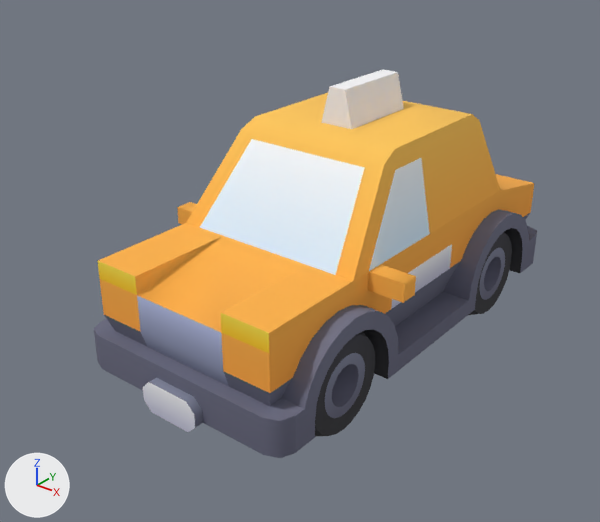
The glTF model assets-src/raw/car-taxi.glb, before and after one commit.
Both versions are drawn from a camera (50 mm lens) standing at (2.51, -3.49, 2.57) and looking at (-0.09, -0.24, 0.56). Every picture has the same lights, and +X, +Y and +Z are marked at lower left. The older version comes first. Where no turn or scale is listed for an object, it has been applied to the vertices. Vertices at exactly the same position are counted once.

The scene before the commit, as lines of its bpy script (objects in view):
```python
me_body = bpy.data.meshes.new('body')
me_body.from_pydata(...)  # 400 vertices, 744 faces; spans x -0.75..0.75, y -1.37..1.37, z 0.0..1.35
me_body.materials.append(mat_colormap)
me_wheel_front_left = bpy.data.meshes.new('wheel-front-left')
me_wheel_front_left.from_pydata(...)  # 216 vertices, 332 faces; spans x 0.0..0.3, y -0.3..0.3, z -0.3..0.3
me_wheel_front_left.materials.append(mat_colormap)
me_wheel_front_right = bpy.data.meshes.new('wheel-front-right')
me_wheel_front_right.from_pydata(...)  # 216 vertices, 332 faces; spans x -0.3..0.0, y -0.3..0.3, z -0.3..0.3
me_wheel_front_right.materials.append(mat_colormap)
ob_body = bpy.data.objects.new('body', me_body)
ob_body.location = (0.0, 0.025, 0.15)
ob_wheel_back_left = bpy.data.objects.new('wheel-back-left', me_wheel_front_left)
ob_wheel_back_left.location = (0.3, 0.76, 0.3)
ob_wheel_back_right = bpy.data.objects.new('wheel-back-right', me_wheel_front_right)
ob_wheel_back_right.location = (-0.3, 0.76, 0.3)
ob_wheel_front_left = bpy.data.objects.new('wheel-front-left', me_wheel_front_left)
ob_wheel_front_left.location = (0.3, -0.76, 0.3)
ob_wheel_front_right = bpy.data.objects.new('wheel-front-right', me_wheel_front_right)
ob_wheel_front_right.location = (-0.3, -0.76, 0.3)
```
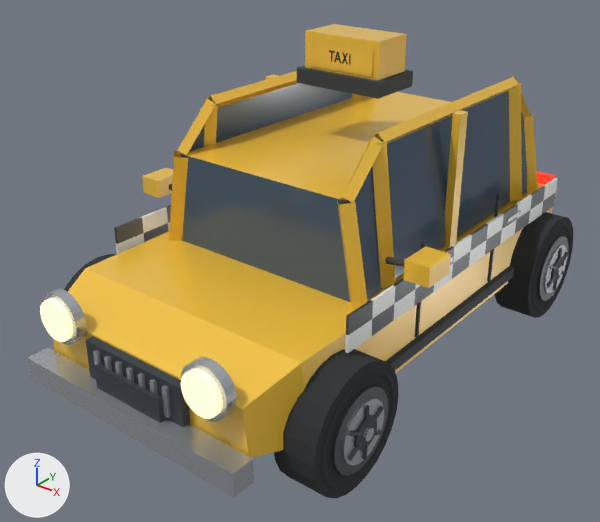
What differs and where, as boxes [x1, y1, x2, y2] in the pictures (600 x 522 px):
'body-detail', added
    after: [27, 24, 558, 497]
    faces in mat_car_paint_yellow (yellow #fac83c): [53, 24, 558, 458]
    faces in mat_car_glass (dark blue #4d6176): [181, 83, 527, 302]
    faces in mat_car_metal (light grey #c4cad0): [27, 210, 521, 497]
    faces in mat_car_trim (dark grey #353c42): [86, 66, 515, 427]
    faces in mat_car_paint_black (dark blue #2c353c): [114, 186, 556, 336]
'body', no longer drawn
    before: [94, 70, 537, 458]
'wheel-front-right', moved (not visible before)
    after: [274, 349, 399, 498]
'wheel-back-right', moved (not visible before)
    after: [495, 212, 573, 318]
'wheel-front-left', reshaped, moved
    before: [315, 331, 375, 437]
    after: [64, 254, 117, 292]
'wheel-back-left', reshaped, moved (not visible afterwards)
    before: [469, 232, 512, 315]
part 1 of me_wheel_front_left, rebuilt
    before: [315, 232, 512, 437]
    after: [64, 254, 117, 292]
part 2 of me_wheel_front_left, deleted
    before: [332, 256, 501, 407]
part 3 of me_wheel_front_left, deleted
    before: [325, 248, 505, 418]

What changed in the scene script:
```text
Change me_wheel_front_left:
    remove me_wheel_front_left.from_pydata(...)  # 216 vertices, 332 faces; spans x 0.0..0.3, y -0.3..0.3, z -0.3..0.3
    remove me_wheel_front_left.materials.append(mat_colormap)
    add me_wheel_front_left.from_pydata(...)  # 472 vertices, 828 faces; spans x -0.169..0.11, y -0.32..0.32, z -0.32..0.32
    me_wheel_front_left part 1: the loose piece of 120 vertices spanning x 0.0..0.3, y -0.3..0.3, z -0.3..0.3 is rebuilt with 52 vertices and now spans x -0.11..0.11, y -0.32..0.32, z -0.32..0.32, in mat_car_rubber (dark grey #2c2f32)
    me_wheel_front_left part 2: the loose piece of 48 vertices spanning x 0.2..0.3, y -0.11..0.11, z -0.11..0.11 is deleted
    me_wheel_front_left part 3: the loose piece of 48 vertices spanning x 0.3, y -0.165..0.165, z -0.165..0.165 is deleted
    other edits to the shape of me_wheel_front_left do not show in these pictures
    add me_wheel_front_left.materials.append(mat_car_rubber)  # dark grey #2c2f32
    add me_wheel_front_left.materials.append(mat_car_dark_metal)  # dark grey #4d5257
    add me_wheel_front_left.materials.append(mat_car_metal)  # light grey #c4cad0
    add me_wheel_front_left.materials.append(mat_car_trim)  # dark grey #353c42
Change ob_body:
    ob_body: bpy.data.objects.new('body', me_body) -> bpy.data.objects.new('body', None)
    ob_body.location: (0.0, 0.025, 0.15) -> (0.0, 0.0, 0.0)
Change ob_wheel_front_right:
    ob_wheel_front_right.location: (-0.3, -0.76, 0.3) -> (0.75, -1.02, 0.32)
Change ob_wheel_front_left:
    add ob_wheel_front_left.parent = ob_body
    ob_wheel_front_left.location: (0.3, -0.76, 0.3) -> (-0.75, -1.02, 0.32)
Change ob_wheel_back_left:
    add ob_wheel_back_left.parent = ob_body
    ob_wheel_back_left.location: (0.3, 0.76, 0.3) -> (-0.75, 1.02, 0.32)
Change ob_wheel_back_right:
    ob_wheel_back_right.location: (-0.3, 0.76, 0.3) -> (0.75, 1.02, 0.32)
Add ob_body_detail:
    ob_body_detail = bpy.data.objects.new('body-detail', me_body_detail)  # 810 vertices, 1448 faces; spans x -0.93..0.93, y -1.63..1.69, z 0.2..1.76; in mat_car_paint_yellow (yellow #fac83c), mat_car_glass (dark blue #4d6176), mat_car_trim (dark grey #353c42), mat_car_metal (light grey #c4cad0), mat_car_headlight (beige #fff5d3, glowing beige #ffeaad), mat_car_taillight (red #d3241d, glowing red #e71910), mat_car_dark_metal (dark grey #4d5257), mat_car_paint (yellow #fac83c), mat_label_taxi (picture img_image_0), mat_car_paint_black (dark blue #2c353c), mat_car_paint_white (white #f1f3f1)
    ob_body_detail.location = (0.0, 0.0, 0.0)
```
